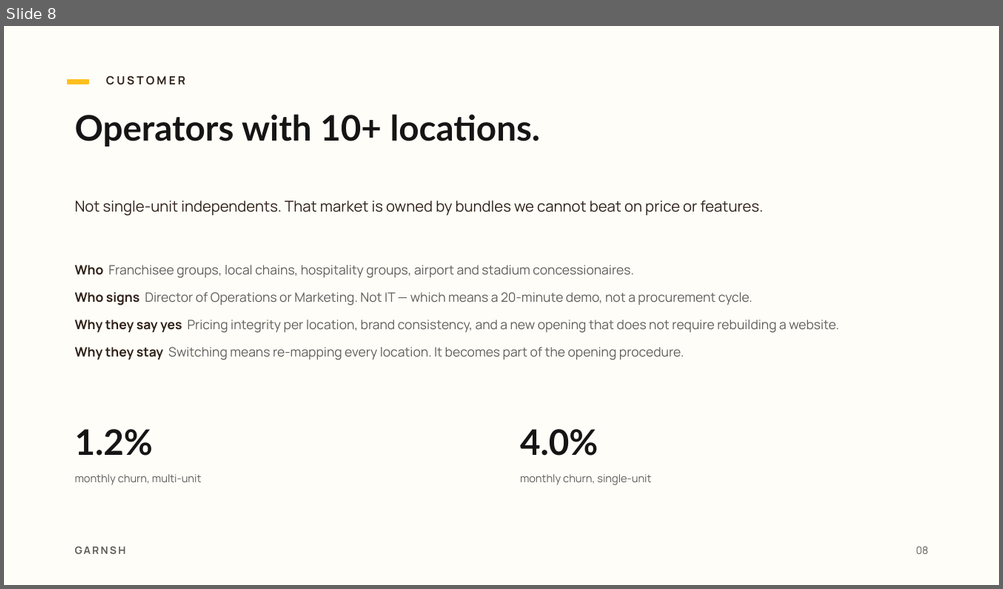
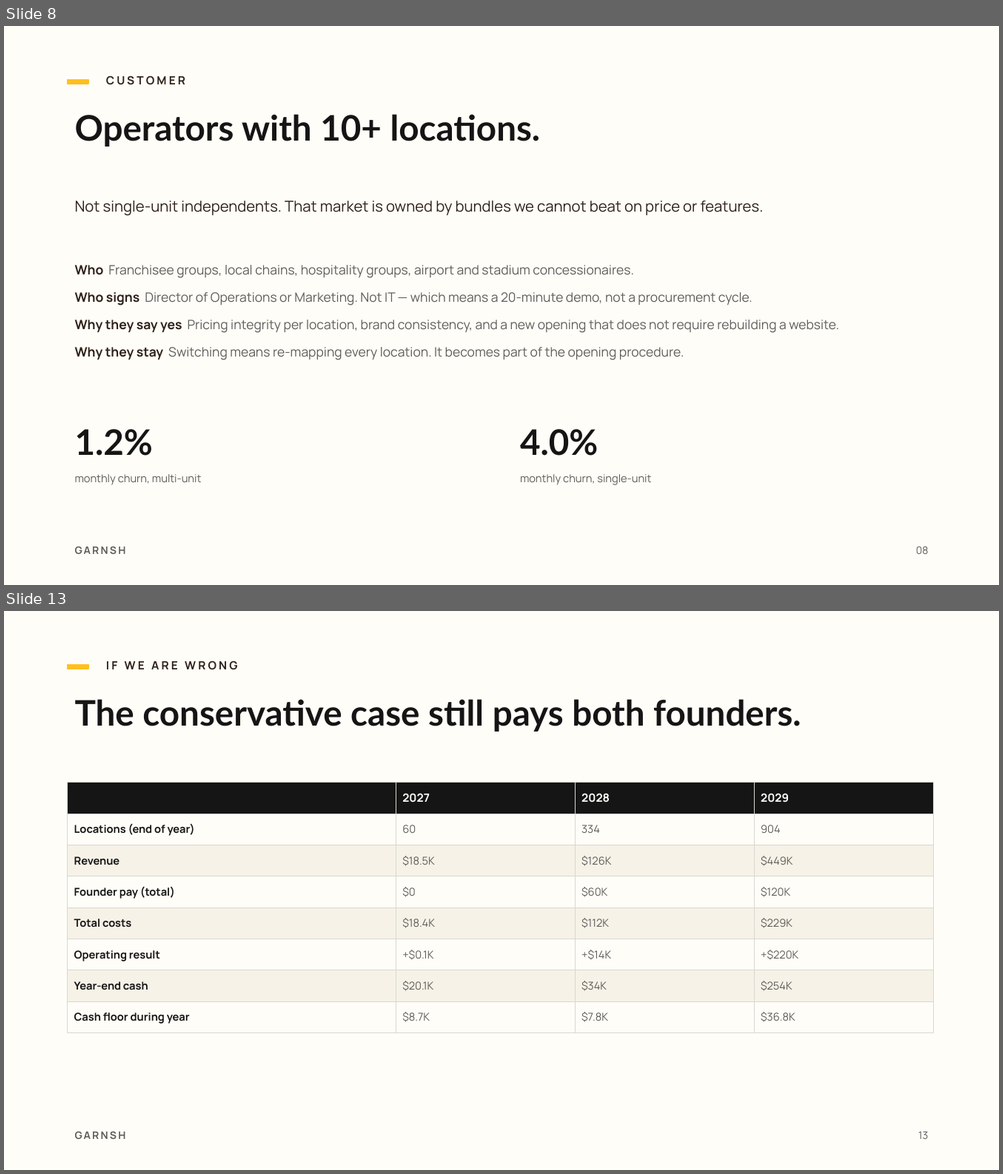
Before and after one commit to Kofiacheampong/trading, a slide deck: projects/garnsh-deck/garnsh-pitch-deck.pptx. Shown one above the other, each under a label of ours: slide 8 before the commit, slides 8 and 13 after it; the slides between them are not shown. The pictures are 1003x589 and 1003x1174 pixels, drawn with LibreOffice and Linux fonts; fonts in the diff are those of the drawing. Boxes give left, top, right and bottom in pixels: in the first picture for what was removed or moved away, otherwise in the second. Text is boxed around its words. In the diff, an @@ line names an element or a change of style, - is before the commit and + after.

```diff
--- a/projects/garnsh-deck/garnsh-pitch-deck.pptx
+++ b/projects/garnsh-deck/garnsh-pitch-deck.pptx
@@ slide 13 added at <box>4,611,999,1170</box>, background #FFFDF8 @@
@@ rectangle added at <box>68,665,88,669</box>, fill #FFBF1F, outline #FFBF1F 1 pt @@
@@ text added at <box>106,661,238,670</box>, 11 pt, text #2E2118, bold @@
+IF WE ARE WRONG
@@ text added at <box>75,699,801,732</box>, 34 pt, text #151515, bold @@
+The conservative case still pays both founders.
@@ table added at <box>68,783,933,1027</box>, 8 rows, 4 columns @@
+ | 2027 | 2028 | 2029
+Locations (end of year) | 60 | 334 | 904
+Revenue | $18.5K | $126K | $449K
+Founder pay (total) | $0 | $60K | $120K
+Total costs | $18.4K | $112K | $229K
+Operating result | +$0.1K | +$14K | +$220K
+Year-end cash | $20.1K | $34K | $254K
+Cash floor during year | $8.7K | $7.8K | $36.8K
@@ text added at <box>75,1131,126,1139</box>, 10 pt, text #5E5E5A, bold @@
+GARNSH
@@ text added at <box>918,1132,928,1139</box>, 10 pt, text #5E5E5A @@
+13
```
Also in this commit, not shown: 7 slides changed, 3 other slides added, 1 slide removed, 29 other files.
